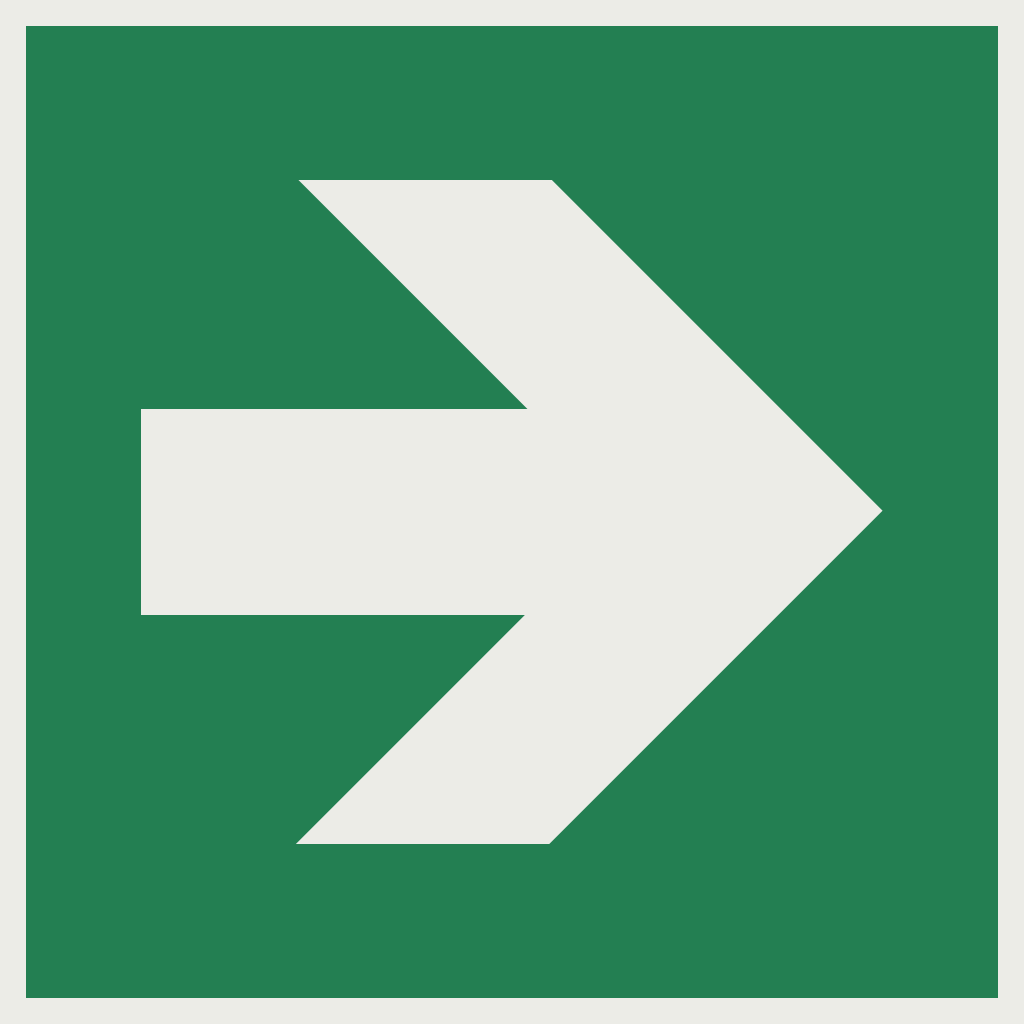
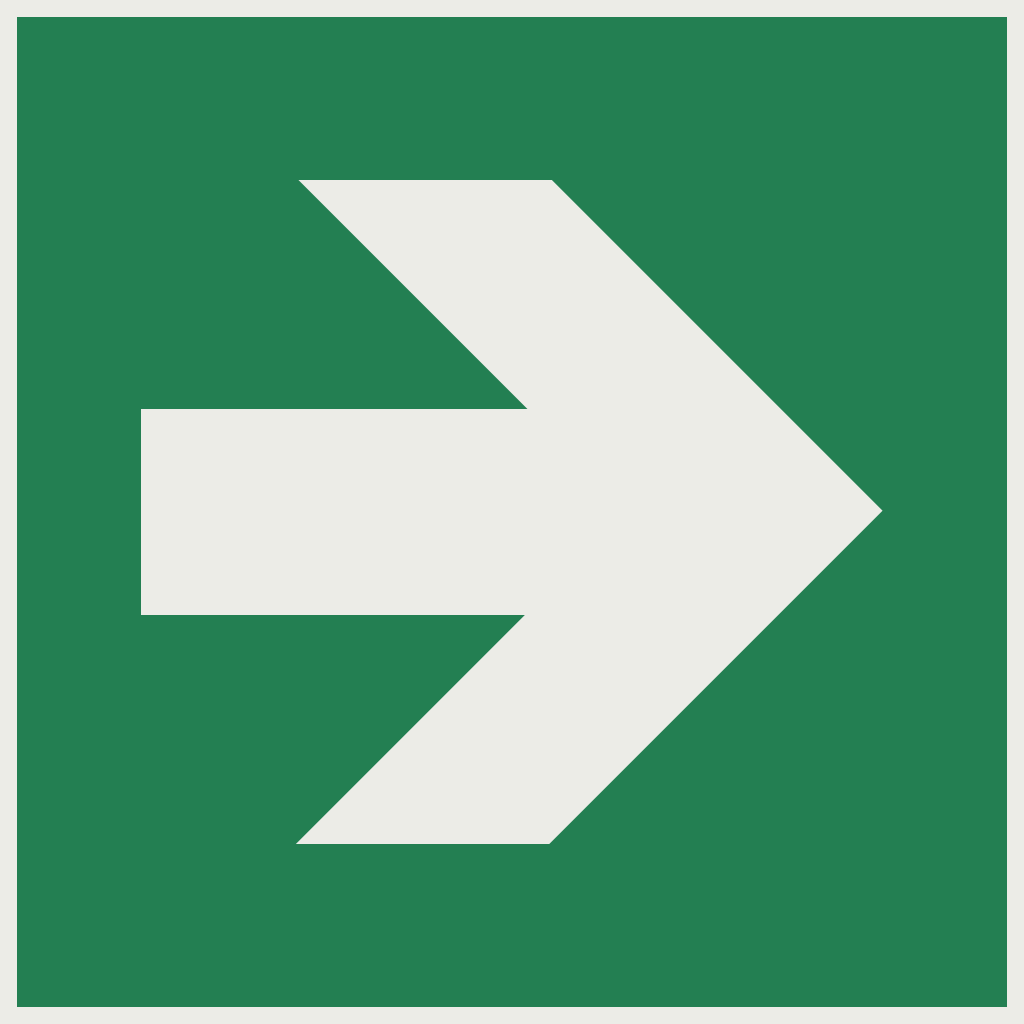
The second 1024px x 1024px image is a revision of the first. Changes to its layers:
painted on "Frame" over [17, 17, 1007, 1007]
